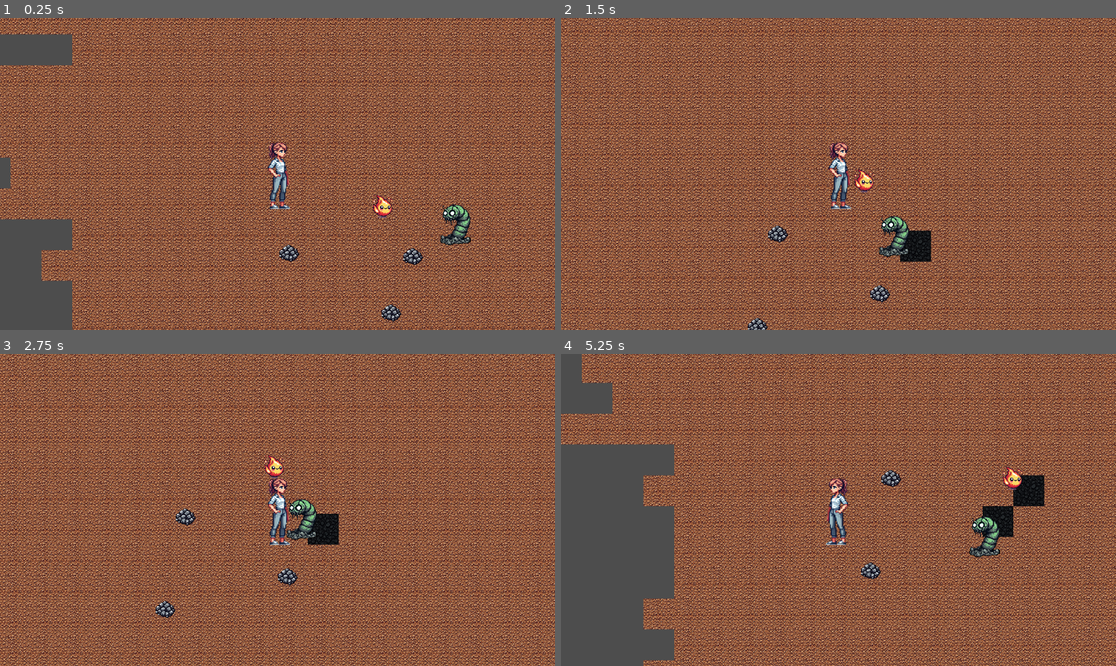
Above: before the commit, frames 1-4 (two rows, left to right).
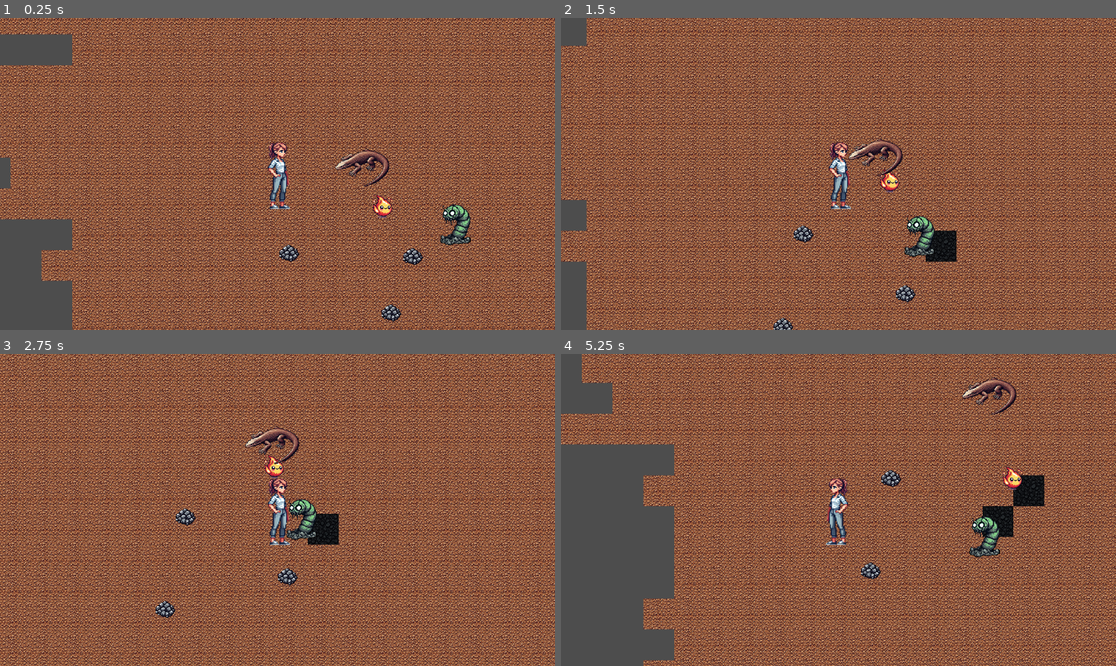
Above: after the commit, the same moments.

Repository: aaronjmcd2/ecomonster-project
Game: Godot game, scene res://scenes/Main.tscn
The game is run twice, just before and just after one commit, with the same random seed, the same clock (stepped at 60 frames per second) and the same inputs.
Inputs:
- Up to frame 1 (0.25 s): no input
- Up to frame 2 (1.5 s): hold Right (ui_right) 0.53-1.28 s; hold Down (ui_down) from 1.28 s (still down)
- Up to frame 3 (2.75 s): release Down (ui_down) at 2.03 s; hold Right (ui_right) from 2.03 s (still down)
- Up to frame 4 (5.25 s): release Right (ui_right) at 2.78 s; hold Up (ui_up) 2.78-3.53 s; hold Left (ui_left) 3.53-5.03 s; hold Down (ui_down) from 5.03 s (still down)

The runs differ from the first frame. In frame 1, 0.4% of the frame differs, in the area x 60-71%, y 41-54%; in frame 2, 65%, in the area x 0-100%, y 0-100%; in frame 3, 0.4%; in frame 4, 0.5%.

Commit message:
Added dragon and basic dragon functionality.

Diff:
--- /dev/null
+++ b/Dragon.gd
@@ -0,0 +1,72 @@
+extends CharacterBody2D
+
+@onready var tile_map_layer = get_node("/root/Main/TileMap/TileMapLayer")
+
+@export var search_radius: int = 10
+@export var max_lava_storage: int = 2
+@export var ore_drop_count: int = 3
+@export var move_speed: float = 50.0
+@export var cooldown_time: float = 3.0
+@export var ore_drop_scene: PackedScene
+
+var target_tile: Vector2 = Vector2.ZERO
+var lava_storage: int = 0
+var cooldown_timer: float = 0.0
+var is_cooling_down: bool = false
+
+var wander_timer: float = 0.0
+var wander_target: Vector2 = Vector2.ZERO
+
+func _process(delta):
+	if is_cooling_down:
+		cooldown_timer -= delta
+		if cooldown_timer <= 0:
+			_excrete_ore()
+	else:
+		_process_behavior()
+
+func _process_behavior():
+	var found_tile = SearchModule.find_nearest_tile(global_position, search_radius, 2) # 2 = Lava
+
+	if found_tile != null:
+		_move_toward(found_tile)
+		if global_position.distance_to(found_tile) < 8:
+			_consume_lava(found_tile)
+	else:
+		_wander()
+
+func _consume_lava(tile_position: Vector2):
+	var tile_pos = tile_map_layer.local_to_map(tile_position)
+	var current_source = tile_map_layer.get_cell_source_id(tile_pos)
+
+	if current_source == 2: # Lava
+		tile_map_layer.set_cell(tile_pos, 3, Vector2i(0, 0)) # Replace lava with soil
+		lava_storage += 1
+
+		if lava_storage >= max_lava_storage:
+			is_cooling_down = true
+			cooldown_timer = cooldown_time
+
+func _excrete_ore():
+	for i in range(ore_drop_count):
+		var ore_instance = ore_drop_scene.instantiate()
+		var offset = Vector2(randi_range(-8, 8), randi_range(-8, 8))
+		ore_instance.global_position = global_position + offset
+		get_parent().add_child(ore_instance)
+
+	lava_storage = 0
+	is_cooling_down = false
+
+func _wander():
+	wander_timer -= get_process_delta_time()
+	if wander_timer <= 0:
+		var angle = randf() * PI * 2.0
+		wander_target = global_position + Vector2(cos(angle), sin(angle)) * 32
+		wander_timer = 2.0
+
+	_move_toward(wander_target)
+
+func _move_toward(target: Vector2):
+	var direction = (target - global_position).normalized()
+	velocity = direction * move_speed
+	move_and_slide()
--- /dev/null
+++ b/scenes/Dragon.tscn
@@ -0,0 +1,19 @@
+[gd_scene load_steps=5 format=3 uid="uid://b7he5tq8l7t7i"]
+
+[ext_resource type="Script" uid="uid://d2fbxnvdgoy1v" path="res://Dragon.gd" id="1_yknt0"]
+[ext_resource type="PackedScene" uid="uid://d34k3bh2ptavc" path="res://scenes/IronOreDrop.tscn" id="2_2awct"]
+[ext_resource type="Texture2D" uid="uid://c7s8yh63ldkjh" path="res://sprites/Monsters/Dragon.png" id="2_q2k8u"]
+
+[sub_resource type="RectangleShape2D" id="RectangleShape2D_2awct"]
+size = Vector2(102, 35)
+
+[node name="Dragon" type="CharacterBody2D" groups=["monsters"]]
+script = ExtResource("1_yknt0")
+ore_drop_scene = ExtResource("2_2awct")
+
+[node name="Sprite2D" type="Sprite2D" parent="."]
+texture = ExtResource("2_q2k8u")
+
+[node name="CollisionShape2D" type="CollisionShape2D" parent="."]
+position = Vector2(-2, -7.5)
+shape = SubResource("RectangleShape2D_2awct")
--- a/scenes/Main.tscn
+++ b/scenes/Main.tscn
@@ -1,10 +1,11 @@
-[gd_scene load_steps=6 format=4 uid="uid://bvvp1cd0hjp72"]
+[gd_scene load_steps=7 format=4 uid="uid://bvvp1cd0hjp72"]
 
 [ext_resource type="TileSet" uid="uid://bsx88c66ucj8x" path="res://tiles/TileSet.tres" id="1_elqb8"]
 [ext_resource type="PackedScene" uid="uid://bweokypfxckvu" path="res://scenes/Player.tscn" id="2_rvslj"]
 [ext_resource type="PackedScene" uid="uid://d34k3bh2ptavc" path="res://scenes/IronOreDrop.tscn" id="3_rarhs"]
 [ext_resource type="PackedScene" uid="uid://diaywsr5x8gc8" path="res://scenes/CoalWorm.tscn" id="4_vcsgt"]
 [ext_resource type="PackedScene" uid="uid://dmu5gj4pq8apf" path="res://scenes/FireElemental.tscn" id="5_vcsgt"]
+[ext_resource type="PackedScene" uid="uid://b7he5tq8l7t7i" path="res://scenes/Dragon.tscn" id="6_c01mt"]
 
 [node name="Main" type="Node2D"]
 
@@ -35,3 +36,6 @@
 
 [node name="FireElemental" parent="." instance=ExtResource("5_vcsgt")]
 position = Vector2(-177, -16)
+
+[node name="Dragon" parent="." instance=ExtResource("6_c01mt")]
+position = Vector2(-230, -123)
Not shown, added: Dragon.gd.uid
Binary file added: sprites/Monsters/Dragon.png
Not shown, added: sprites/Monsters/Dragon.png.import
